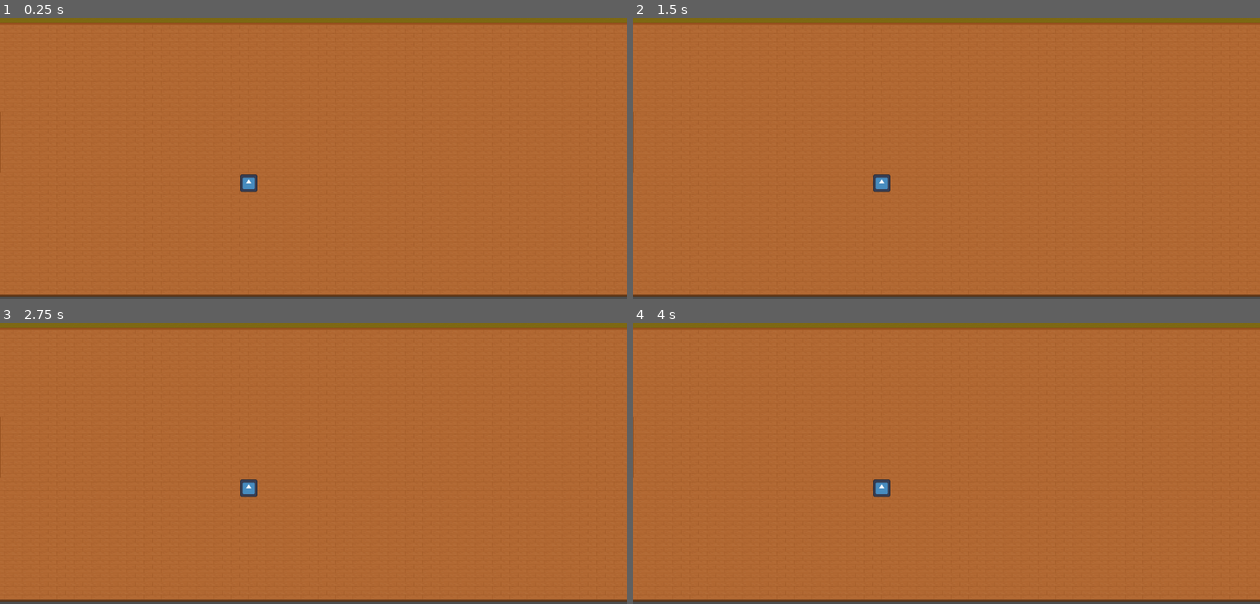
Above: before the commit, frames 1-4 (two rows, left to right).
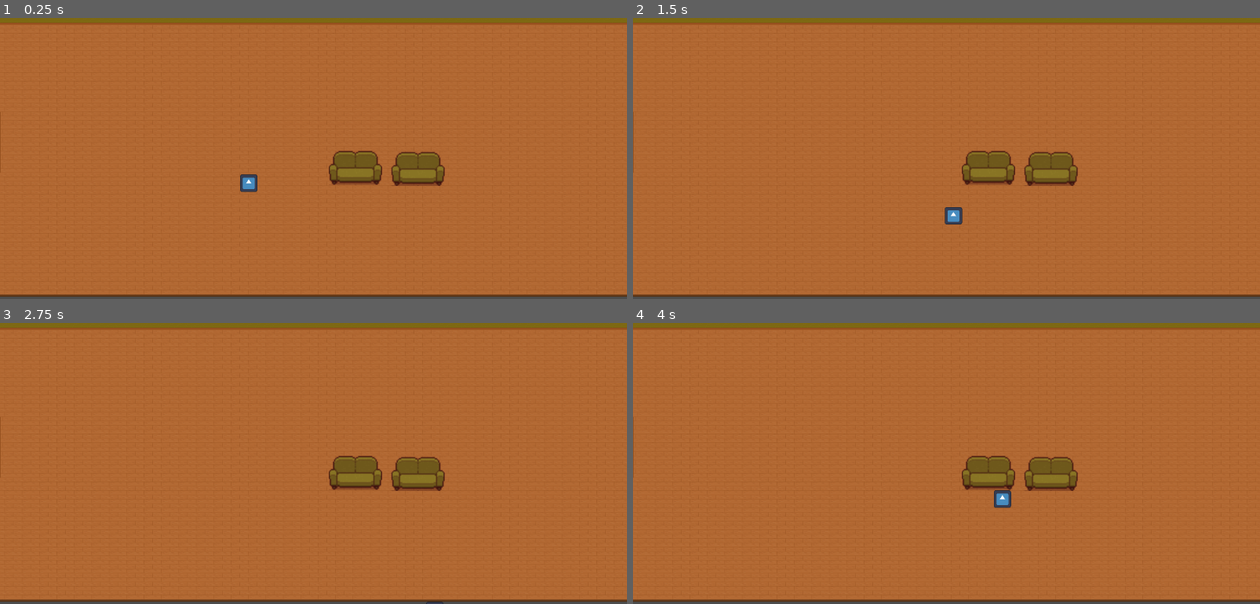
Above: after the commit, the same moments.

Repository: ComittedComitter/Le-Mao
Game: Godot game, scene res://Main.tscn
Two runs of this game, one before a commit and one after it. Both use one fixed random seed, a clock stepped at 60 frames per second and the inputs below. The engine's default icon, where the game draws it, is replaced by a stand-in: a white triangle on a blue panel in a dark square.
Inputs:
- Up to frame 1 (0.25 s): no input
- Up to frame 2 (1.5 s): tap Enter at 0.5 s; hold D (right) 0.53-1.28 s; hold Space (wreck_button, bound only after the commit) 0.53-1.28 s; hold S (down) from 1.28 s (still down); tap Space (wreck_button, bound only after the commit) at 1.35 s
- Up to frame 3 (2.75 s): release S (down) at 2.03 s; hold D (right) from 2.03 s (still down); hold Space (wreck_button, bound only after the commit) from 2.03 s (still down)
- Up to frame 4 (4 s): tap Enter at 2.75 s; release D (right) at 2.78 s; release Space (wreck_button, bound only after the commit) at 2.78 s; hold W (up) 2.78-3.53 s; tap Space (wreck_button, bound only after the commit) at 2.85 s; hold A (left) from 3.53 s (still down); hold Space (wreck_button, bound only after the commit) from 3.53 s (still down)

The runs differ from the first frame. In frame 1, 1.9% of the frame differs, in the area x 52-71%, y 47-60%; in frame 2, 2.2%, in the area x 38-71%, y 47-74%; in frame 3, 2.0%; in frame 4, 2.2%.
Error before the commit: Parse Error: Function "get_collider()" not found in base self. (res://Scripts/cat.gd:12)

Commit message:
Cat close to furniture check

Diff:
--- a/GameObjects/couch.tscn
+++ b/GameObjects/couch.tscn
@@ -6,7 +6,8 @@
 [sub_resource type="RectangleShape2D" id="RectangleShape2D_ntp51"]
 size = Vector2(95, 37)
 
-[node name="StaticBody2D" type="StaticBody2D"]
+[node name="StaticBody2D" type="StaticBody2D" groups=["furniture"]]
+z_index = 2
 script = ExtResource("1_7j287")
 
 [node name="Sprite2D" type="Sprite2D" parent="."]
--- a/Main.tscn
+++ b/Main.tscn
@@ -4,15 +4,15 @@
 [ext_resource type="PackedScene" uid="uid://clv066jrnuvgb" path="res://GameObjects/floor.tscn" id="1_ifrjw"]
 [ext_resource type="PackedScene" uid="uid://48225o6p4g2e" path="res://GameObjects/cat.tscn" id="3_l6821"]
 
-[node name="Node2D" type="Node2D"]
+[node name="MasterNode" type="Node2D"]
 
 [node name="Floor" parent="." instance=ExtResource("1_ifrjw")]
 
 [node name="Couch" parent="." instance=ExtResource("1_gb065")]
 position = Vector2(653, 406)
 
+[node name="Cat" parent="." instance=ExtResource("3_l6821")]
+position = Vector2(457, 435)
+
 [node name="Couch2" parent="." instance=ExtResource("1_gb065")]
 position = Vector2(768, 408)
-
-[node name="Cat" parent="." instance=ExtResource("3_l6821")]
-position = Vector2(457, 435)
--- a/Scripts/cat.gd
+++ b/Scripts/cat.gd
@@ -2,6 +2,16 @@
 
 
 const speed = 300.0
+const reach = 52
+
+
+var objects_to_check
+var nearest_obj_distance = 0
+
+func _ready():
+	# Populate objects_to_check with the nodes you want to consider
+	# For example, you can set it through the editor or populate it in code
+	objects_to_check = get_tree().get_nodes_in_group("my_group")
 
 
 func _physics_process(delta):
@@ -9,7 +19,27 @@
 	velocity = direction * speed
 	move_and_slide()
 	if Input.is_action_pressed("wreck_button"):
-		var collision_body = get_collider()
-		if collision_body:
-			if collision_body.has_method("wreck"):
-				collision_body.wreck()
+	# Find the nearest object and print its name
+		var nearest_object = find_nearest_object()
+		if nearest_object != null:
+			if nearest_obj_distance < reach:
+				print("Nearest object:", nearest_object.name)
+		else:
+			print("No objects in the group")
+
+
+func find_nearest_object() -> Object:
+	objects_to_check = get_tree().get_nodes_in_group("furniture")
+	var nearest_distance = 9999999
+	var nearest_object: Object = null
+
+	for obj in objects_to_check:
+		# Ensure the object has a position property (works for Position2D, Spatial, etc.)
+		if obj.has_method("get_position"):
+			var distance = global_position.distance_to(obj.get_position())
+			if distance < nearest_distance:
+				nearest_distance = distance
+				nearest_object = obj
+				nearest_obj_distance = distance
+
+	return nearest_object
--- a/project.godot
+++ b/project.godot
@@ -41,6 +41,11 @@
 , Object(InputEventKey,"resource_local_to_scene":false,"resource_name":"","device":-1,"window_id":0,"alt_pressed":false,"shift_pressed":false,"ctrl_pressed":false,"meta_pressed":false,"pressed":false,"keycode":0,"physical_keycode":4194322,"key_label":0,"unicode":0,"echo":false,"script":null)
 ]
 }
+wreck_button={
+"deadzone": 0.5,
+"events": [Object(InputEventKey,"resource_local_to_scene":false,"resource_name":"","device":-1,"window_id":0,"alt_pressed":false,"shift_pressed":false,"ctrl_pressed":false,"meta_pressed":false,"pressed":false,"keycode":0,"physical_keycode":32,"key_label":0,"unicode":32,"echo":false,"script":null)
+]
+}
 
 [rendering]
 
